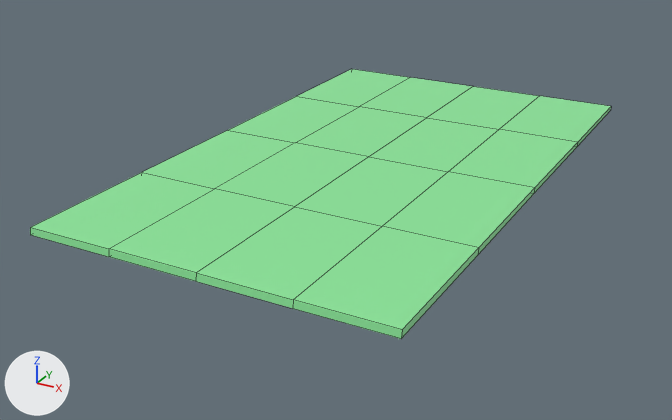
A saved change to the FBX model Assets/Public/Prototype_Pinball/Models/Pinball_Board.fbx.
The view is the same before and after, from a 50 mm lens placed at (6.9, -13.77, 5.71), pointed at (-0.27, -0.73, -0.81). The lights are fixed; the arrows at lower left show +X, +Y and +Z. The first picture is the older version. Mesh edges are drawn as thin lines.

The first picture shows 'Pinball_Board'.
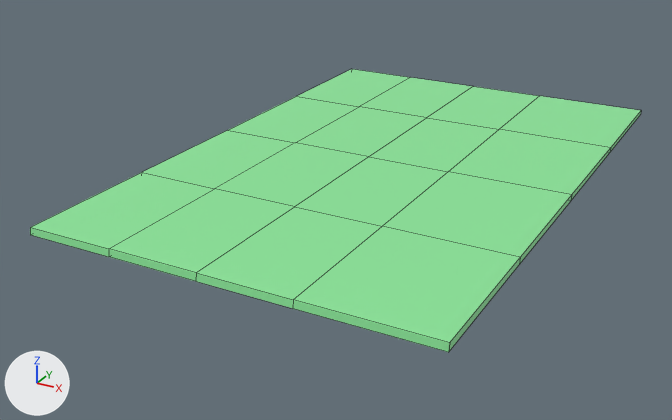
Pixel boxes (x1, y1, x2, y2) of what changed, in the pictures (672 x 420 px; the box of a moved part takes in the faces that stretch with it):
'Pinball_Board', reshaped
    before: (30, 69, 611, 339)
    after: (30, 69, 641, 352)
part 1 of me_cube_055, moved or reshaped
    before: (293, 96, 611, 339)
    after: (293, 96, 641, 352)

The change in detail:
me_cube_055 is used by ob_pinball_board; location (0.0, 0.0, 0.0).
me_cube_055 had 50 vertices, 48 faces and spanned x -3.0..3.0, y -5.07..5.0, z -0.12..0.0.
me_cube_055 now has 50 vertices, 48 faces and spans x -3.0..3.6, y -5.07..5.0, z -0.12..0.0.
me_cube_055 part 1: all 10 vertices in x 3.0, y -5.07..5.0, z -0.12..0.0 are moved by (0.6, 0.0, 0.0).
